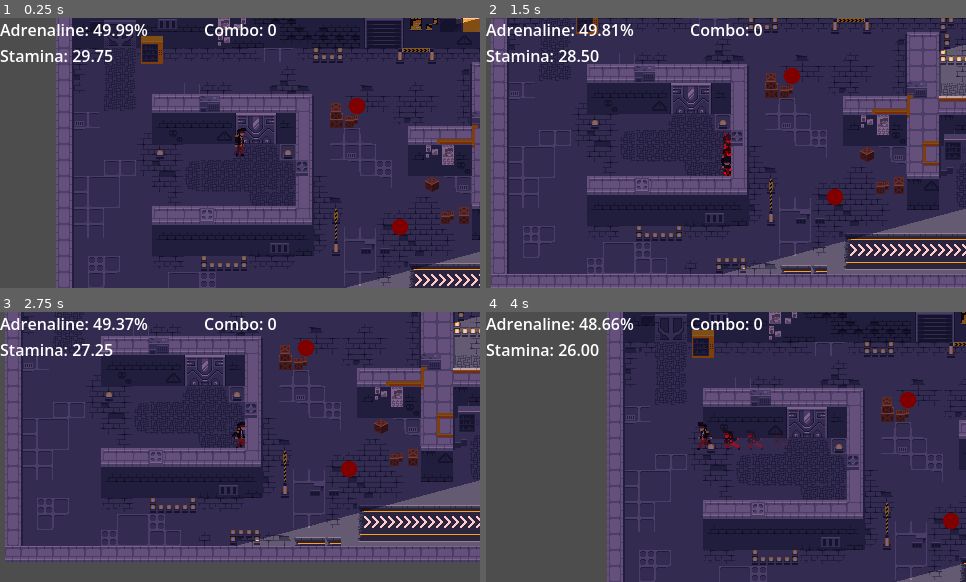
Above: before the commit, frames 1-4 (two rows, left to right).
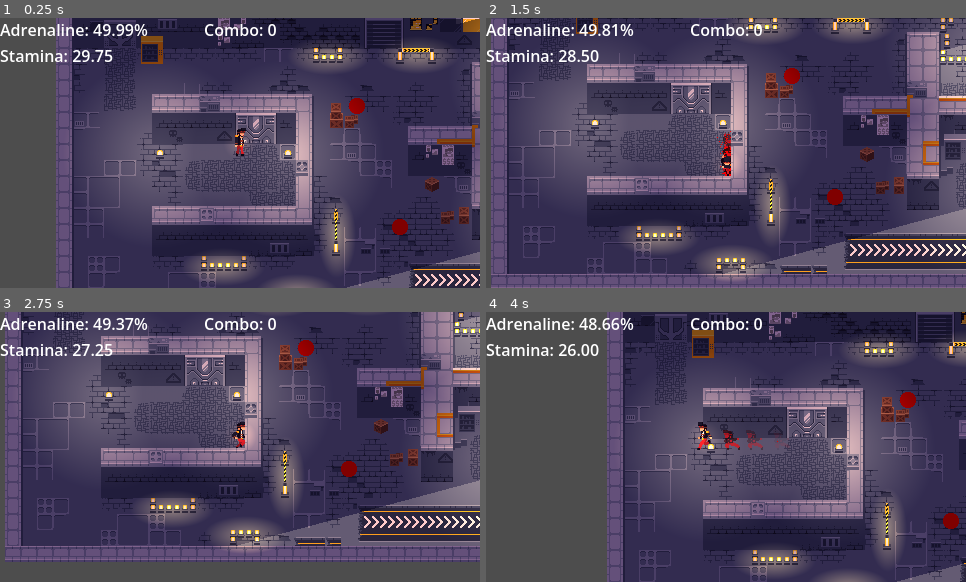
Above: after the commit, the same moments.

Repository: Kapcpa/gmtk-gamejam-2026
Game: Godot game, scene res://scenes/level0.tscn
Two runs of this game, one before a commit and one after it. Both use one fixed random seed, a clock stepped at 60 frames per second and the inputs below. Sound files missing from this copy of the repository are replaced by a short silence.
Inputs (mouse positions are in pixels of both pictures, inside the frame that each line leads up to):
- Up to frame 1 (0.25 s): no input
- Up to frame 2 (1.5 s): move the mouse to (831, 139) at 0.52 s; hold D (right) 0.53-1.28 s; click (831, 139) at 0.6 s; move the mouse to (630, 166) at 1.27 s; hold S (down) from 1.28 s (still down); tap Space (dash) at 1.35 s
- Up to frame 3 (2.75 s): move the mouse to (288, 387) at 2.02 s; release S (down) at 2.03 s; hold D (right) from 2.03 s (still down); hold Right mouse button (throw) from 2.03 s (still down)
- Up to frame 4 (4 s): move the mouse to (702, 501) at 2.77 s; release D (right) at 2.78 s; release Right mouse button (throw) at 2.78 s; hold W (up) 2.78-3.53 s; click (702, 501) at 2.85 s; move the mouse to (870, 487) at 3.52 s; hold A (left) from 3.53 s (still down); tap Space (dash) at 3.6 s

The runs differ from the first frame. In frame 1, 23% of the frame differs, in the area x 19-100%, y 3-100%; in frame 2, 30%, in the area x 8-100%, y 0-98%; in frame 3, 28%; in frame 4, 22%.

Commit message:
more lights

Diff:
--- a/scenes/level0.tscn
+++ b/scenes/level0.tscn
@@ -8,6 +8,7 @@
 [ext_resource type="PackedScene" uid="uid://c4km4sremwige" path="res://scenes/transition_zone.tscn" id="5_x1x1l"]
 [ext_resource type="Texture2D" uid="uid://dlt5ugp634gho" path="res://sprites/tilemaps/tilemap_yellow_night.png" id="7_6hrqr"]
 [ext_resource type="PackedScene" uid="uid://c0osy2d103goy" path="res://scenes/ranged_enemy.tscn" id="7_cm1v6"]
+[ext_resource type="Texture2D" uid="uid://b2ulgt346sg4f" path="res://sprites/tilemaps/2d_lights_and_shadows_neutral_point_light.png" id="9_tcqsn"]
 
 [sub_resource type="TileSetAtlasSource" id="TileSetAtlasSource_6q6d4"]
 texture = ExtResource("3_wrnl3")
@@ -598,9 +599,78 @@
 
 [node name="MeleeEnemy" parent="." unique_id=617679549 instance=ExtResource("3_sugp2")]
 position = Vector2(109, -54)
+scale = Vector2(1.0061551, 1)
 
 [node name="RangedEnemy" parent="." unique_id=1494898214 instance=ExtResource("7_cm1v6")]
 position = Vector2(152, 67)
+
+[node name="PointLight2D" type="PointLight2D" parent="." unique_id=536918014]
+position = Vector2(-90, -7)
+color = Color(0.96862745, 0.8039216, 0.4745098, 0.67058825)
+texture = ExtResource("9_tcqsn")
+texture_scale = 0.75
+
+[node name="PointLight2D8" type="PointLight2D" parent="." unique_id=1767235733]
+position = Vector2(41, -5)
+color = Color(0.96862745, 0.8039216, 0.4745098, 0.67058825)
+texture = ExtResource("9_tcqsn")
+texture_scale = 0.75
+
+[node name="PointLight2D9" type="PointLight2D" parent="." unique_id=1222815536]
+position = Vector2(296, -84)
+color = Color(0.96862745, 0.8039216, 0.4745098, 0.67058825)
+texture = ExtResource("9_tcqsn")
+texture_scale = 0.75
+
+[node name="PointLight2D10" type="PointLight2D" parent="." unique_id=42871082]
+position = Vector2(297, 55)
+color = Color(0.96862745, 0.8039216, 0.4745098, 0.67058825)
+texture = ExtResource("9_tcqsn")
+texture_scale = 0.75
+
+[node name="PointLight2D2" type="PointLight2D" parent="." unique_id=953686981]
+position = Vector2(-25, 107)
+scale = Vector2(0.4399997, 0.20000124)
+color = Color(1, 0.78100944, 0.33983585, 0.9647059)
+texture = ExtResource("9_tcqsn")
+texture_scale = 0.75
+
+[node name="PointLight2D3" type="PointLight2D" parent="." unique_id=161778469]
+position = Vector2(49, 133)
+scale = Vector2(0.4399997, 0.20000124)
+color = Color(1, 0.78100944, 0.33983585, 0.9647059)
+texture = ExtResource("9_tcqsn")
+texture_scale = 0.75
+
+[node name="PointLight2D4" type="PointLight2D" parent="." unique_id=1048802780]
+position = Vector2(81.00003, -104)
+scale = Vector2(0.4399997, 0.20000124)
+color = Color(1, 0.78100944, 0.33983585, 0.9647059)
+texture = ExtResource("9_tcqsn")
+texture_scale = 0.75
+
+[node name="PointLight2D5" type="PointLight2D" parent="." unique_id=67786091]
+position = Vector2(170, -105)
+scale = Vector2(0.4399997, 0.20000124)
+color = Color(1, 0.78100944, 0.33983585, 0.9647059)
+texture = ExtResource("9_tcqsn")
+texture_scale = 0.75
+
+[node name="PointLight2D6" type="PointLight2D" parent="." unique_id=964585756]
+position = Vector2(89.00001, 76.00001)
+rotation = 1.5707964
+scale = Vector2(0.4399997, 0.20000124)
+color = Color(1, 0.78100944, 0.33983585, 0.9647059)
+texture = ExtResource("9_tcqsn")
+texture_scale = 0.75
+
+[node name="PointLight2D7" type="PointLight2D" parent="." unique_id=1535765516]
+position = Vector2(326, 44.000008)
+rotation = 1.5707964
+scale = Vector2(0.4399997, 0.20000124)
+color = Color(1, 0.78100944, 0.33983585, 0.9647059)
+texture = ExtResource("9_tcqsn")
+texture_scale = 0.75
 
 [node name="DirectionalLight2D" type="DirectionalLight2D" parent="." unique_id=848643460]
 position = Vector2(263, -99)
--- a/scenes/player.tscn
+++ b/scenes/player.tscn
@@ -11,6 +11,7 @@
 [ext_resource type="AudioStream" uid="uid://db8cliwql134m" path="res://audio/sword_2.wav" id="9_d2wvv"]
 [ext_resource type="Texture2D" uid="uid://cxxu7e6tntb6p" path="res://sprites/dash particle.png" id="10_y4r1p"]
 [ext_resource type="Texture2D" uid="uid://cxiathp1p20td" path="res://sprites/dash particle1.png" id="12_3v2ag"]
+[ext_resource type="Texture2D" uid="uid://b2ulgt346sg4f" path="res://sprites/tilemaps/2d_lights_and_shadows_neutral_point_light.png" id="12_jej6c"]
 
 [sub_resource type="CapsuleShape2D" id="CapsuleShape2D_cm1v6"]
 radius = 5.0
@@ -747,6 +748,16 @@
 scale_curve = SubResource("CurveTexture_pqq0b")
 color = Color(1, 0, 0, 1)
 
+[sub_resource type="Gradient" id="Gradient_3v2ag"]
+offsets = PackedFloat32Array(0.18679245, 0.9264151)
+colors = PackedColorArray(0, 0, 0, 1, 1, 1, 1, 0)
+
+[sub_resource type="GradientTexture2D" id="GradientTexture2D_447s4"]
+gradient = SubResource("Gradient_3v2ag")
+fill = 1
+fill_from = Vector2(0.50341296, 0.5238908)
+fill_to = Vector2(0.5307167, 1)
+
 [node name="player" type="CharacterBody2D" unique_id=121862516]
 collision_layer = 2
 motion_mode = 1
@@ -847,4 +858,19 @@
 randomness = 0.37
 process_material = SubResource("ParticleProcessMaterial_fceub")
 
+[node name="PointLight2D" type="PointLight2D" parent="." unique_id=1058637055]
+position = Vector2(0, -10)
+color = Color(0.9289764, 0.5972629, 0.30900127, 1)
+energy = 0.46
+range_item_cull_mask = 3
+texture = ExtResource("12_jej6c")
+texture_scale = 0.13
+
+[node name="Sprite2D" type="Sprite2D" parent="." unique_id=1044670064]
+modulate = Color(0.5741211, 0.5741211, 0.5741211, 1)
+self_modulate = Color(1, 1, 1, 0.98039216)
+position = Vector2(0, 2)
+scale = Vector2(1, 0.47999984)
+texture = SubResource("GradientTexture2D_447s4")
+
 [connection signal="frame_changed" from="AnimatedSprite2D" to="." method="_on_frame_changed"]
